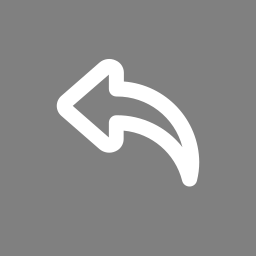
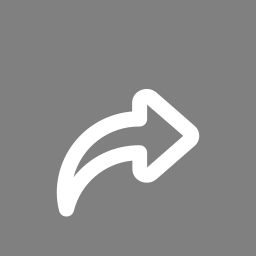
Layers edited between the first and the second 256×256 image:
painted on "undo-outline.png" over [56, 59, 200, 217]
